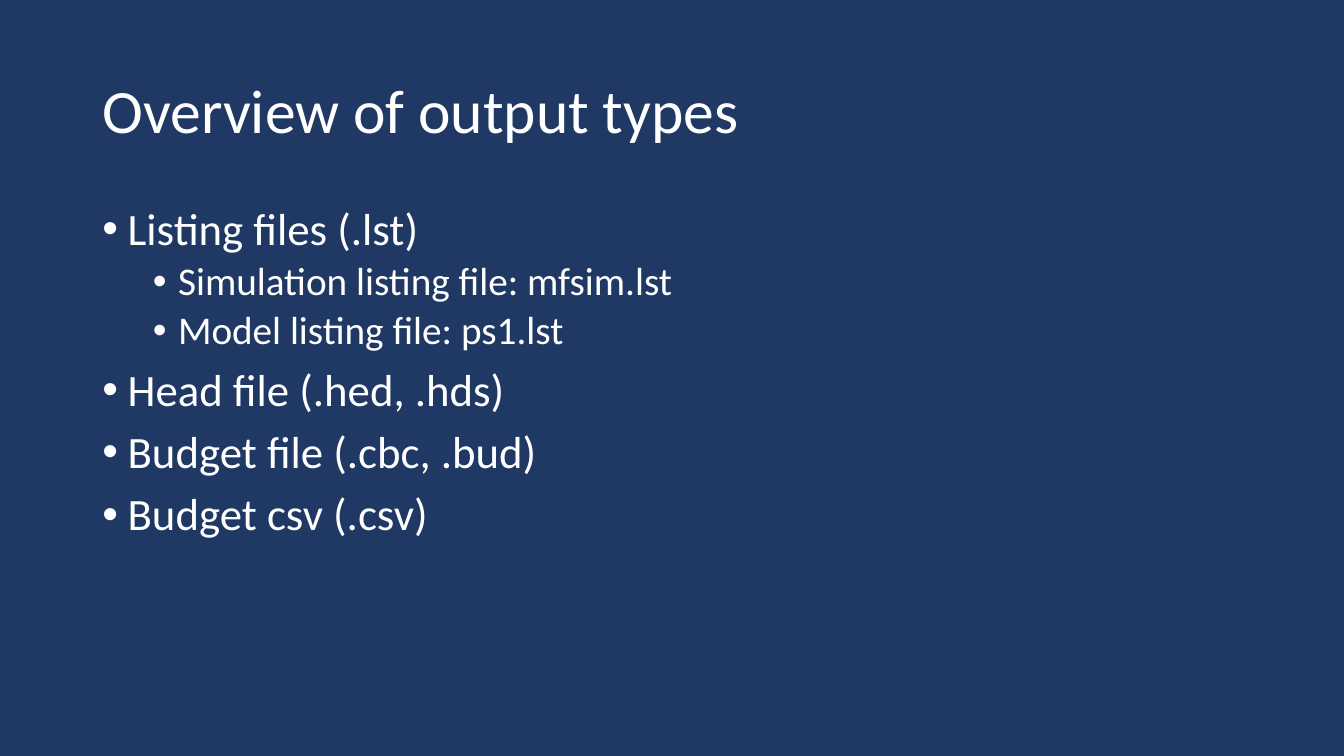
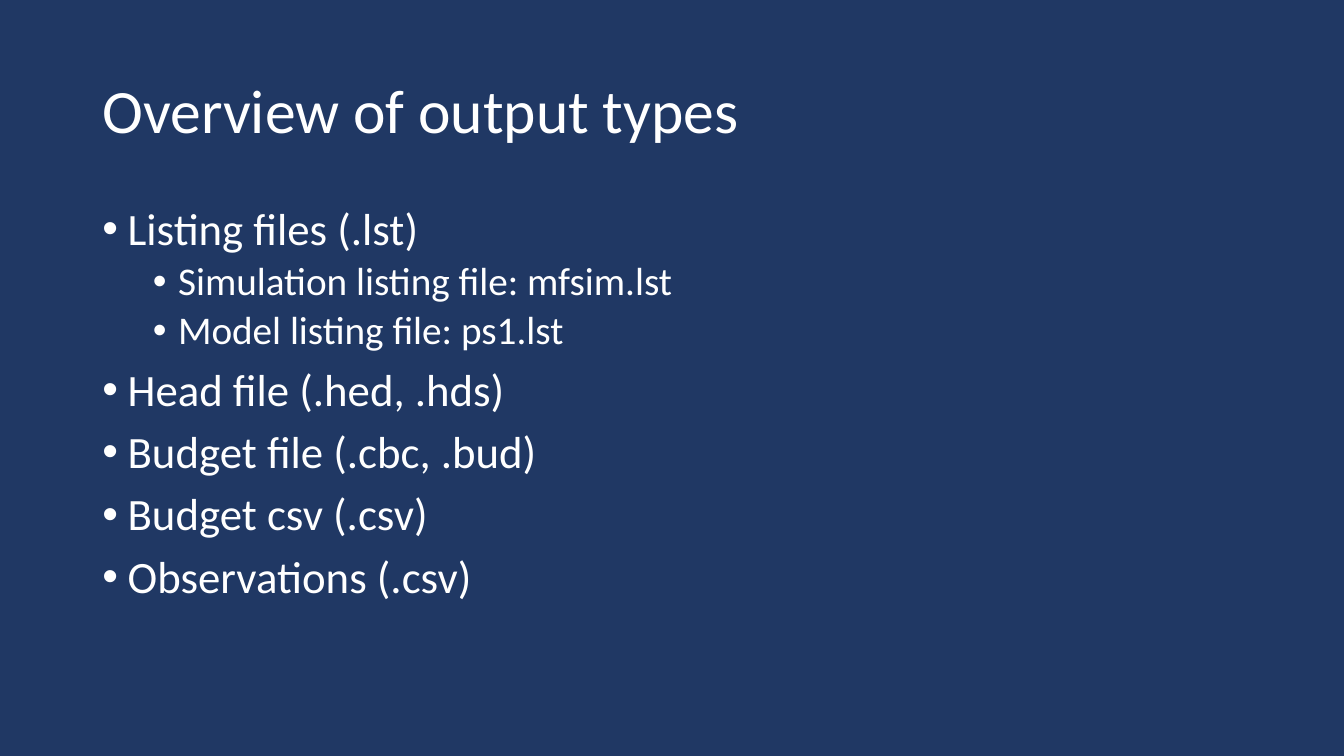
Before and after one commit to jdhughes-usgs/modflow-sandiego-2023, a slide deck: slide 2 of Lectures/Day2_1lecture_SimulationOutput.pptx. Drawn at 1344x756 pixels with LibreOffice and Linux fonts; fonts in the diff are those of the drawing. Boxes give left, top, right and bottom in pixels: in the first picture for what was removed or moved away, otherwise in the second. Text is boxed around its words. In the diff, an @@ line names an element or a change of style, - is before the commit and + after.

Commit message:
update simulation output

```diff
--- a/Lectures/Day2_1lecture_SimulationOutput.pptx
+++ b/Lectures/Day2_1lecture_SimulationOutput.pptx
@@ text at [128, 560, 471, 599]: paragraph added @@
+• Observations (.csv)
```
Also in this commit, not shown: 2 slides added.
